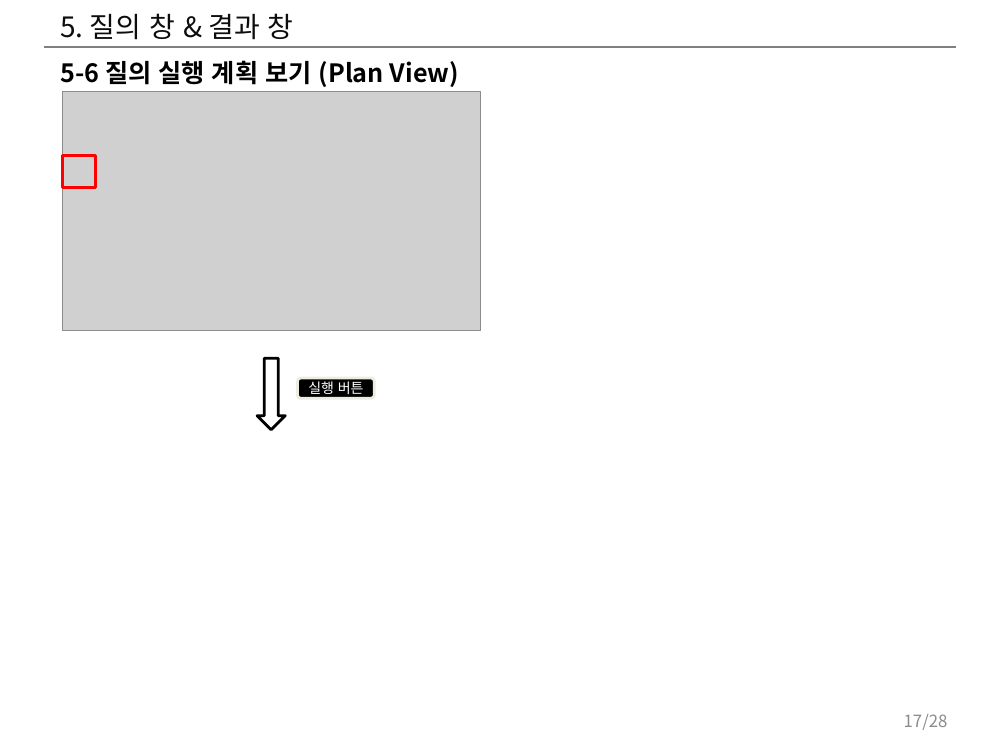
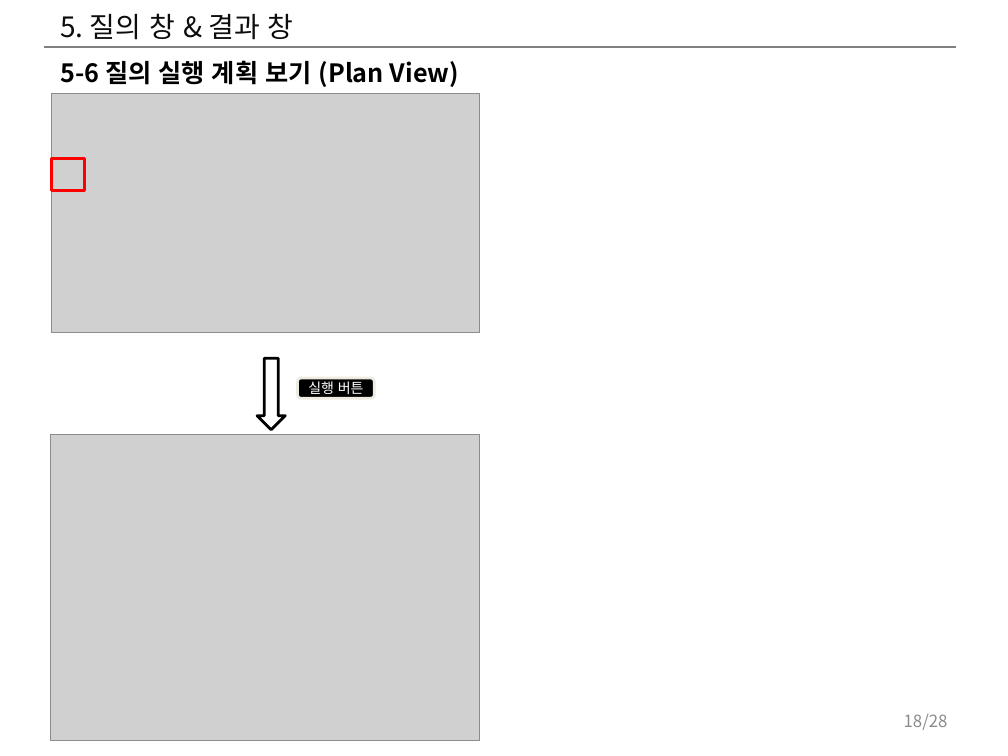
Before and after one commit to hwany7seo/gdbms_document, a slide deck: slide 18 of mockup/시각화도구_UI_UX_기획서.pptx (slide 17 before the commit). Drawn at 1008x756 pixels with LibreOffice and Linux fonts; fonts in the diff are those of the drawing; grey boxes stand for pictures. Boxes give left, top, right and bottom in pixels: in the first picture for what was removed or moved away, otherwise in the second. Text is boxed around its words. In the diff, an @@ line names an element or a change of style, - is before the commit and + after.

```diff
--- a/mockup/시각화도구_UI_UX_기획서.pptx
+++ b/mockup/시각화도구_UI_UX_기획서.pptx
@@ picture: place and size @@
-picture at <box>62,91,481,330</box>
+picture at <box>51,94,480,333</box>
@@ rectangle: place and size @@
-rectangle at <box>62,156,96,187</box>
+rectangle at <box>51,158,85,190</box>
@@ picture added at <box>50,434,480,741</box> @@
@@ page number at <box>904,714,948,730</box>: text changed @@
-17/28
+18/28
```
Also in this commit, not shown: 16 other slides changed, 1 slide added, 7 other files.
